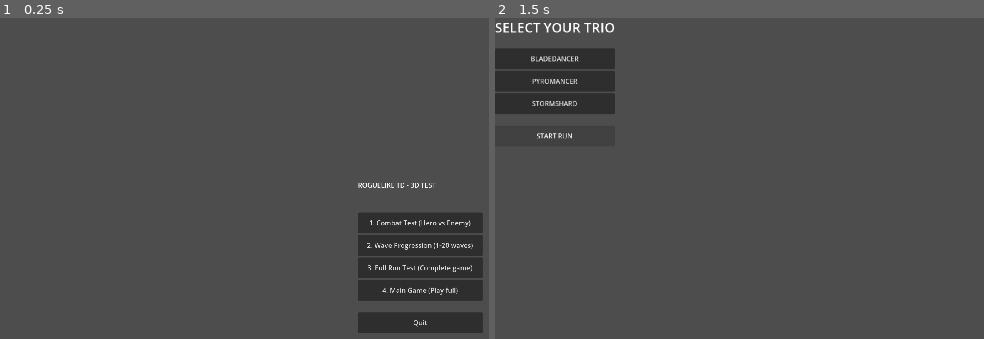
Above: before the commit, frames 1-2 (left to right).
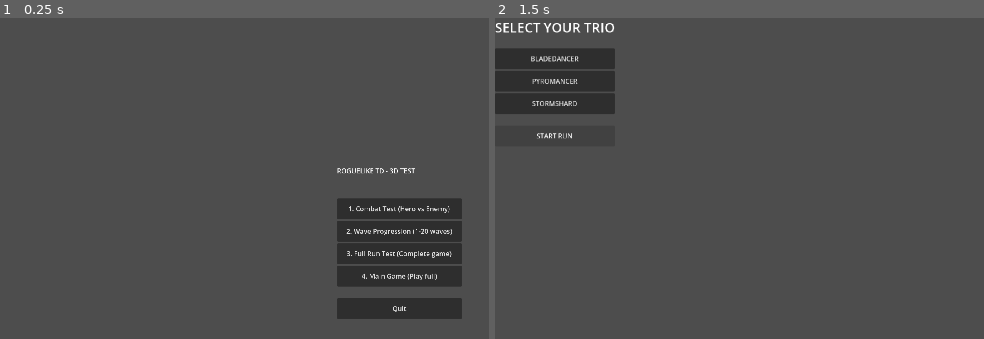
Above: after the commit, the same moments.

Repository: LucasOgrodnik/RoguelikeTD-3D
Game: Godot game, scene res://scenes/main/test_launcher.tscn
The game is run twice, just before and just after one commit, with the same random seed, the same clock (stepped at 60 frames per second) and the same inputs. This scene is started directly instead of the project's main scene.
Inputs:
- Up to frame 1 (0.25 s): no input
- Up to frame 2 (1.5 s): click "4. Main Game (Play full)" at 0.5 s; click "START RUN" at 1.25 s

The runs differ from the first frame. In frame 1, 7.4% of the frame differs, in the area x 68-99%, y 46-99%; in frame 2, nothing differs.

Commit message:
fix: Correct test launcher UI anchors and layout

Diff:
--- a/scenes/main/test_launcher.tscn
+++ b/scenes/main/test_launcher.tscn
@@ -1,55 +1,55 @@
-[gd_scene load_steps=2 format=3 uid="uid://testlauncher001"]
+[gd_scene load_steps=2 format=3 uid="uid://dnbhhns2rpxye"]
 
 [ext_resource type="Script" path="res://scripts/ui/test_launcher.gd" id="1_test"]
 
 [node name="TestLauncher" type="Control"]
-script = ExtResource("1_test")
+anchor_left = 0.0
 anchor_top = 0.0
-anchor_left = 0.0
 anchor_right = 1.0
 anchor_bottom = 1.0
-offset_top = 0
-offset_left = 0
-offset_right = 0
-offset_bottom = 0
+offset_left = 0.0
+offset_top = 0.0
+offset_right = 0.0
+offset_bottom = 0.0
+script = ExtResource("1_test")
 
 [node name="VBoxContainer" type="VBoxContainer" parent="."]
+anchor_left = 0.5
 anchor_top = 0.5
-anchor_left = 0.5
 anchor_right = 0.5
 anchor_bottom = 0.5
-offset_left = -100.0
-offset_top = -150.0
-offset_right = 100.0
-offset_bottom = 150.0
+offset_left = -150.0
+offset_top = -200.0
+offset_right = 150.0
+offset_bottom = 200.0
 alignment = 1
 
 [node name="Title" type="Label" parent="VBoxContainer"]
+custom_minimum_size = Vector2(0, 50)
 text = "ROGUELIKE TD - 3D TEST"
-custom_minimum_size = Vector2(0, 50)
 
 [node name="Spacer1" type="Control" parent="VBoxContainer"]
 custom_minimum_size = Vector2(0, 20)
 
 [node name="CombatBtn" type="Button" parent="VBoxContainer"]
+custom_minimum_size = Vector2(300, 50)
 text = "1. Combat Test (Hero vs Enemy)"
-custom_minimum_size = Vector2(300, 50)
 
 [node name="WaveBtn" type="Button" parent="VBoxContainer"]
+custom_minimum_size = Vector2(300, 50)
 text = "2. Wave Progression (1-20 waves)"
-custom_minimum_size = Vector2(300, 50)
 
 [node name="FullRunBtn" type="Button" parent="VBoxContainer"]
+custom_minimum_size = Vector2(300, 50)
 text = "3. Full Run Test (Complete game)"
-custom_minimum_size = Vector2(300, 50)
 
 [node name="MainGameBtn" type="Button" parent="VBoxContainer"]
+custom_minimum_size = Vector2(300, 50)
 text = "4. Main Game (Play full)"
-custom_minimum_size = Vector2(300, 50)
 
 [node name="Spacer2" type="Control" parent="VBoxContainer"]
 custom_minimum_size = Vector2(0, 20)
 
 [node name="QuitBtn" type="Button" parent="VBoxContainer"]
+custom_minimum_size = Vector2(300, 50)
 text = "Quit"
-custom_minimum_size = Vector2(300, 50)
